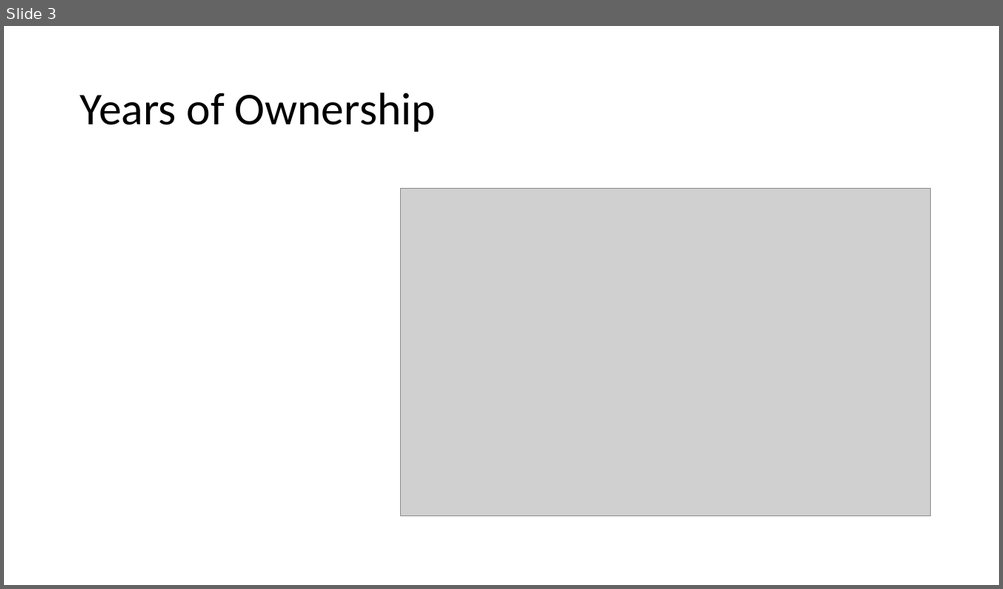
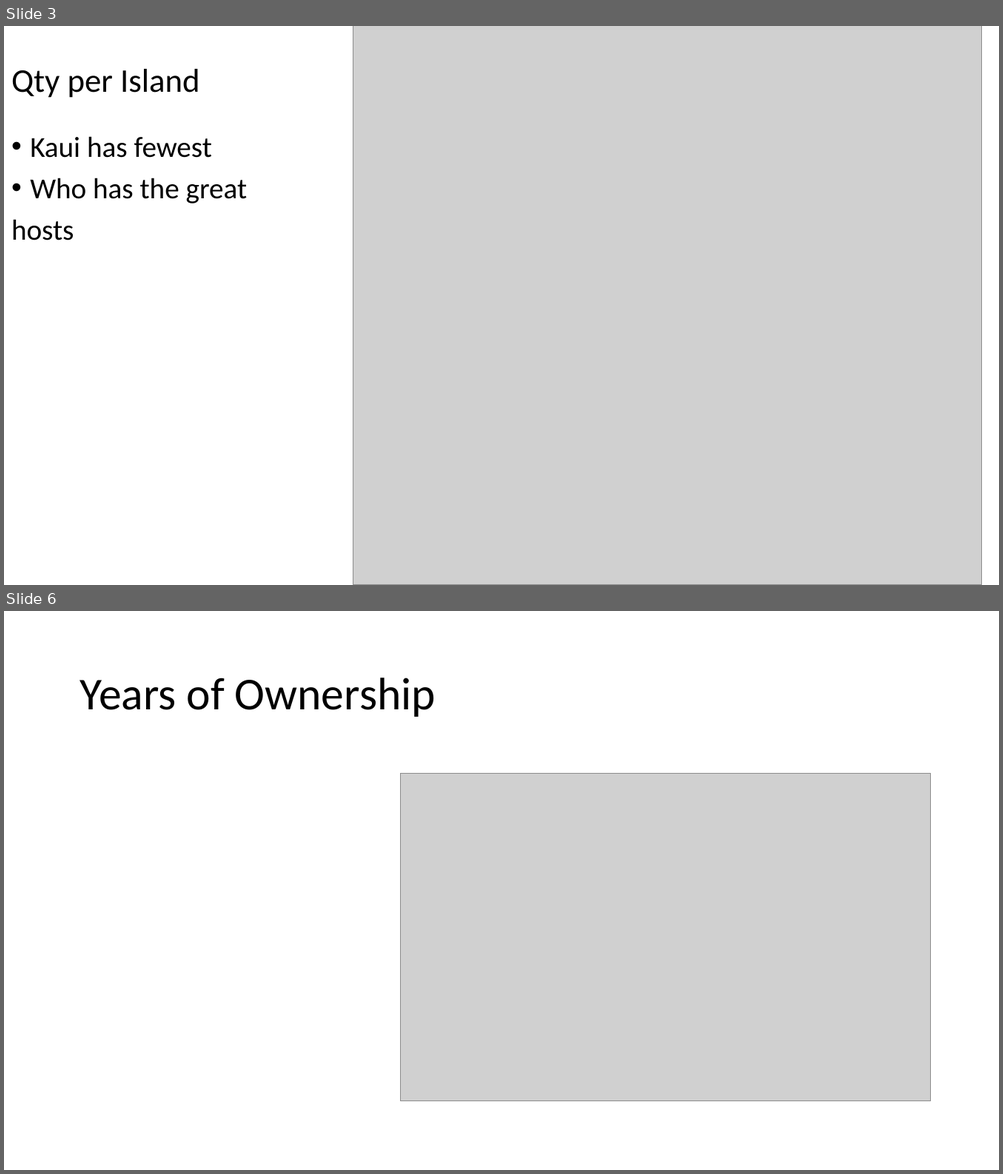
Before and after one commit to jaminiowa/Group-1-Project, a slide deck: Group 1 - AirBnB Presentation.pptx. Shown one above the other, each under a label of ours: slide 3 before the commit, slides 3 and 6 after it; the slides between them are not shown. The pictures are 1003x589 and 1003x1174 pixels, drawn with LibreOffice and Linux fonts; fonts in the diff are those of the drawing; grey boxes stand for pictures. Boxes give left, top, right and bottom in pixels: in the first picture for what was removed or moved away, otherwise in the second. Text is boxed around its words. In the diff, an @@ line names an element or a change of style, - is before the commit and + after.

```diff
--- a/Group 1 - AirBnB Presentation.pptx
+++ b/Group 1 - AirBnB Presentation.pptx
@@ slide 3 added at (4,26,999,585), background #FFFFFF @@
@@ picture added at (353,26,982,585) @@
@@ title added at (11,69,200,98), 32 pt, text #000000 @@
+Qty per Island
@@ text added at (11,136,247,241), 28 pt, text #000000 @@
+• Kaui has fewest
+• Who has the great
+hosts
@@ what was slide 3 is now slide 6 @@
```
Also in this commit, not shown: 1 slide changed, 5 other slides added, 1 slide removed.
